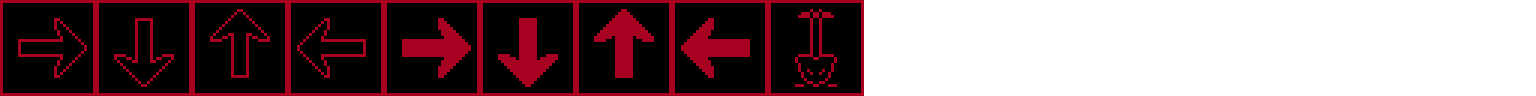
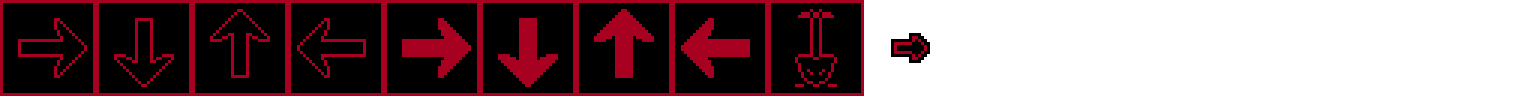
Comparing the layer stacks of the two 1536×96 images. Changes:
painted on "Layer" over 891, 33, 930, 63
